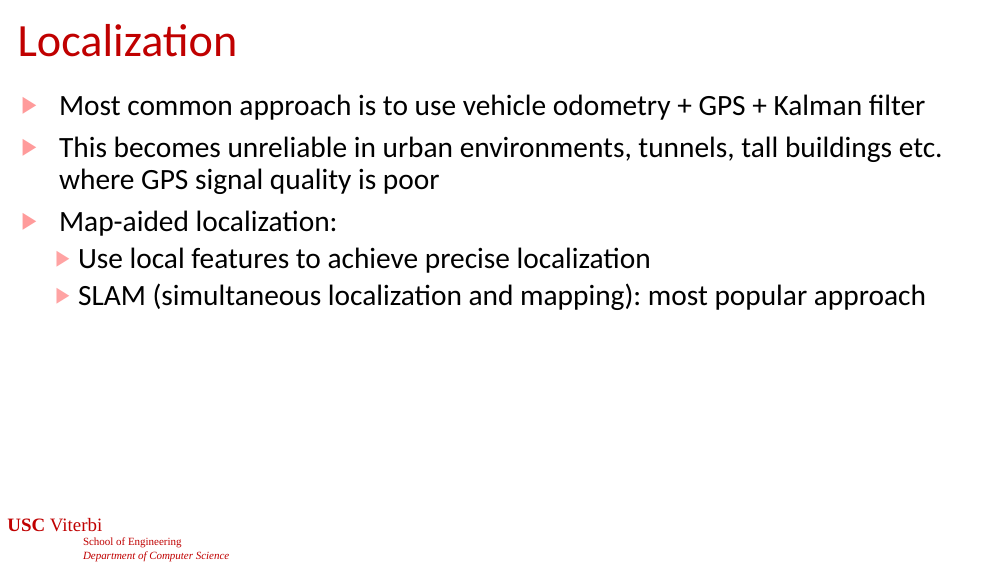
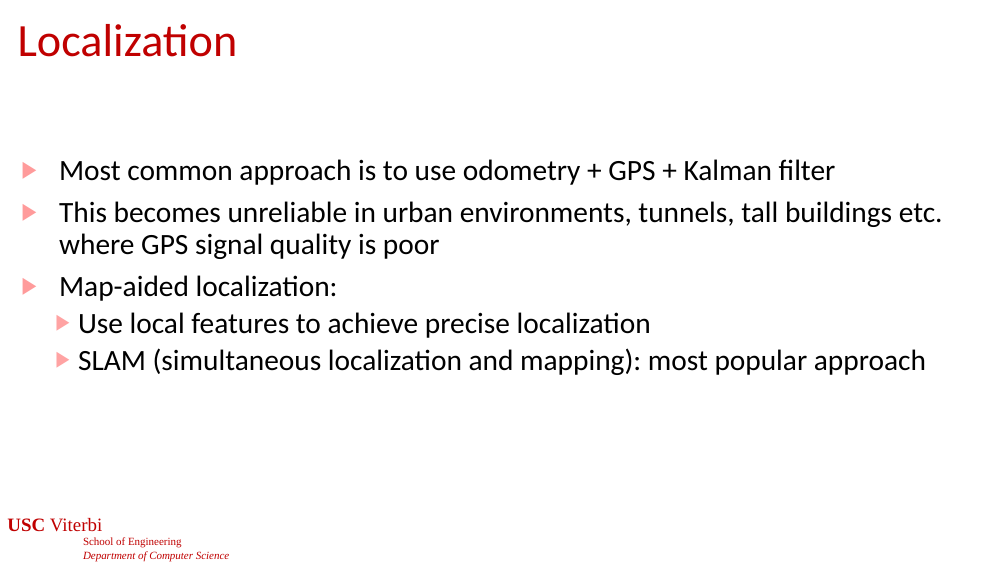
Before and after one commit to jdeshmukh/jdeshmukh.github.io, a slide deck: slide 22 of teaching/cs513slides/lecture11-SensingPerception.pptx (slide 57 before the commit). Drawn at 1008x567 pixels with LibreOffice and Linux fonts; fonts in the diff are those of the drawing; background and template pictures are left out. Boxes give left, top, right and bottom in pixels: in the first picture for what was removed or moved away, otherwise in the second. Text is boxed around its words. In the diff, an @@ line names an element or a change of style, - is before the commit and + after.

```diff
--- a/teaching/cs513slides/lecture11-SensingPerception.pptx
+++ b/teaching/cs513slides/lecture11-SensingPerception.pptx
@@ text "Most common approach is to ...": place and size @@
-text "Most common approach is to ..." at bbox=[59, 94, 943, 310]
+text "Most common approach is to ..." at bbox=[59, 159, 943, 375]
@@ text at bbox=[59, 159, 836, 185]: text changed @@
-▶ Most common approach is to use vehicle odometry + GPS + Kalman filter
+▶ Most common approach is to use odometry + GPS + Kalman filter
```
Also in this commit, not shown: 10 other slides changed, 36 slides removed, 3 other files.
